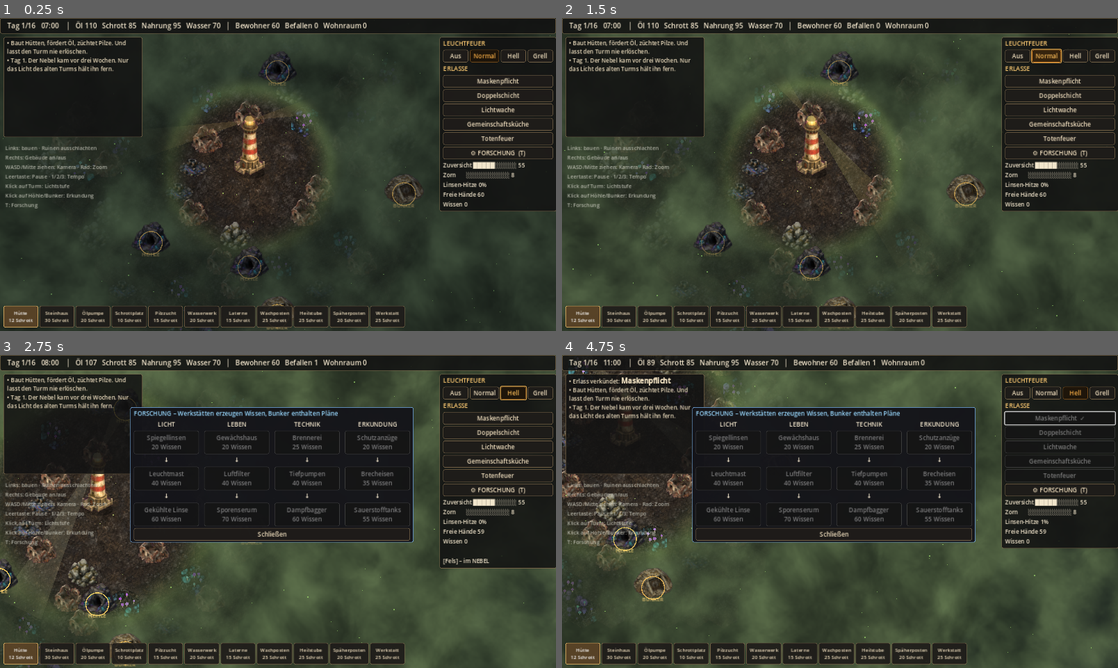
Above: before the commit, frames 1-4 (two rows, left to right).
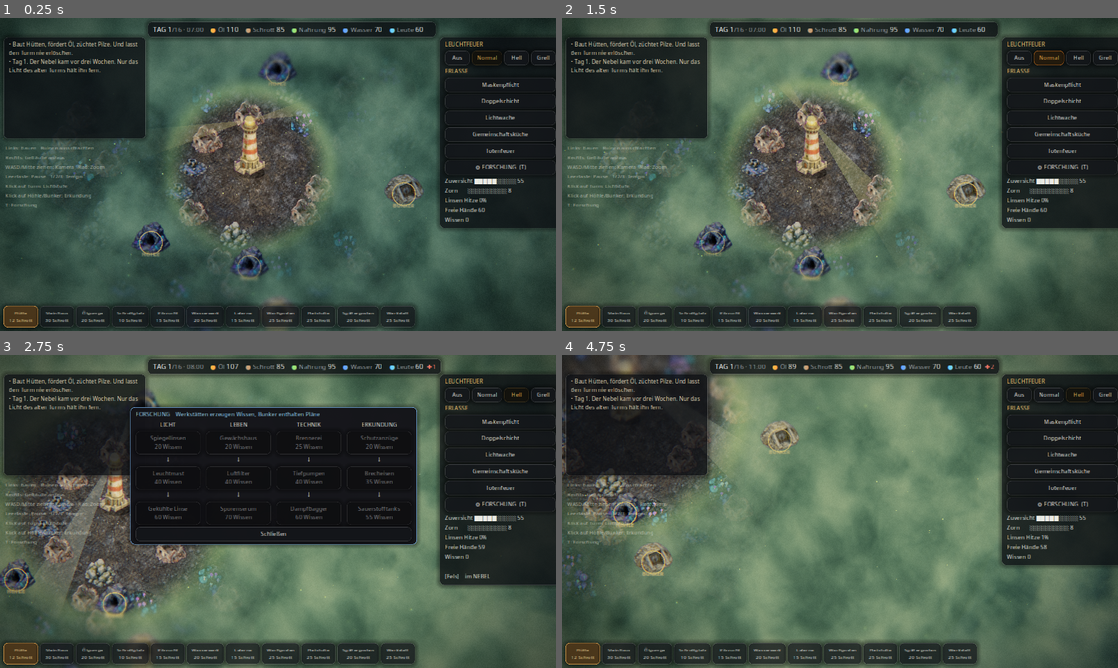
Above: after the commit, the same moments.

Repository: maximilianmischkin436-lgtm/Store
Game: Godot game, scene res://main.tscn
The game is run twice, just before and just after one commit, with the same random seed, the same clock (stepped at 60 frames per second) and the same inputs.
Inputs (mouse positions are in pixels of both pictures, inside the frame that each line leads up to):
- Up to frame 1 (0.25 s): no input
- Up to frame 2 (1.5 s): click "Normal" at 0.5 s; click "Normal" at 1.25 s
- Up to frame 3 (2.75 s): tap Enter at 2 s; move the mouse to (400, 495) at 2.02 s; hold Right (ui_right) from 2.03 s (still down); tap T at 2.1 s; click (400, 495) at 2.17 s; tap Space at 2.27 s
- Up to frame 4 (4.75 s): move the mouse to (728, 527) at 2.77 s; release Right (ui_right) at 2.78 s; hold Down (ui_down) 2.78-3.53 s; tap 1 at 2.85 s; click (728, 527) at 2.92 s; tap Space at 3.02, 4.52 s; move the mouse to (895, 442) at 3.52 s; hold Right (ui_right) 3.53-4.28 s; tap 2 at 3.6 s; click (895, 442) at 3.67 s; move the mouse to (812, 574) at 4.27 s; hold Up (ui_up) from 4.28 s (still down); tap 3 at 4.35 s; click (812, 574) at 4.42 s

The runs differ from the first frame. In frame 1, 65% of the frame differs, in the area x 0-100%, y 0-100%; in frame 2, 69%; in frame 3, 50%; in frame 4, 69%.

Commit message:
Leuchtfeuer: adaptive music and SFX, modern post-processing and glass UI, light vs mycelium path choice
Co-Authored-By: Claude Opus 5.5 <noreply@anthropic.com>
Claude-Session: https://claude.ai/code/session_01E5rt3pWNQ4N5fdCaZqhZuK

Diff:
--- a/leuchtfeuer/fog.gdshader
+++ b/leuchtfeuer/fog.gdshader
@@ -6,6 +6,7 @@
 uniform vec2 origin;
 uniform vec2 size;
 uniform float density = 1.0;
+uniform float myc = 0.0;
 
 float hash(vec2 p) { return fract(sin(dot(p, vec2(127.1, 311.7))) * 43758.5453); }
 float noise(vec2 p) {
@@ -37,5 +38,8 @@
 	fog *= 1.0 - lit;
 	vec3 col = mix(vec3(0.12, 0.16, 0.12), vec3(0.45, 0.55, 0.38), n2);
 	col += vec3(0.25, 0.35, 0.15) * edge * n;
+	// Myzel-Weg: der Nebel wird zu leuchtendem, violett-türkisem Sporenschleier
+	vec3 mc = mix(vec3(0.12, 0.08, 0.2), vec3(0.2, 0.75, 0.7), n2) + vec3(0.6, 0.3, 0.9) * pow(n, 6.0) * 2.0;
+	col = mix(col, mc, myc);
 	COLOR = vec4(col, fog * 0.93);
 }
--- a/leuchtfeuer/main.gd
+++ b/leuchtfeuer/main.gd
@@ -62,6 +62,7 @@
 var striking := false
 var nest_burned := false
 var thirst := 0
+var path := ""  # "light" oder "myc"
 var tech: Array = []
 var explore_node: Control
 var build_btns := {}
@@ -107,7 +108,7 @@
 var glow_tex: GradientTexture2D
 # ---------- UI ----------
 var ui: CanvasLayer
-var top: Label
+var top: RichTextLabel
 var info: Label
 var logl: RichTextLabel
 var gen_btns: Array = []
@@ -203,7 +204,7 @@
 	var flood := 0.62 if flood_now() else 1.0
 	var nightm := lerpf(0.85, 1.0, dayf) * flood
 	if tower_lvl > 0:
-		out.append(Vector3(0, 0, maxf(1.6, 2.6 + tower_lvl * 1.15 + (0.7 if has_tech("L1") else 0.0) - (day - 1) * 0.07) * hw * nightm))
+		out.append(Vector3(0, 0, maxf(1.6, 2.6 + tower_lvl * 1.15 + (0.7 if has_tech("L1") else 0.0) - (day - 1) * 0.07 + (0.5 if path == "light" else (-0.5 if path == "myc" else 0.0))) * hw * nightm))
 	if res.oil > 0:
 		var lr := (2.4 * (1.25 if "watch" in laws else 1.0)) * hw * nightm
 		for t in tiles:
@@ -241,7 +242,30 @@
 
 # ================= Simulation =================
 
+func calc_stress() -> float:
+	var st := 0.0
+	st += minf(creatures.size() * 0.22, 0.6)
+	if flood_now(): st += 0.3
+	if res.oil < 25: st += 0.3
+	if tower_lvl == 0: st += 0.4
+	if anger > 60: st += (anger - 60) / 80.0
+	if hope < 25: st += 0.25
+	if hunger > 0 or thirst > 0: st += 0.2
+	if infected > pop * 0.2: st += 0.2
+	return clampf(st, 0.0, 1.0)
+
 func _process(delta: float) -> void:
+	stress_v = lerpf(stress_v, calc_stress() if over == "" else 0.0, 1.0 - exp(-delta * 1.5))
+	flash_v = maxf(0.0, flash_v - delta * 2.0)
+	if post_mat:
+		post_mat.set_shader_parameter("stress", stress_v)
+		post_mat.set_shader_parameter("night", 1.0 - daylight())
+		post_mat.set_shader_parameter("flash", flash_v)
+	_update_audio(delta)
+	for f in floats:
+		f.t -= delta
+		f.p += Vector2(0, -22) * delta
+	floats = floats.filter(func(f): return f.t > 0)
 	_update_visuals(delta)
 	if over == "" and not paused_event:
 		hour_t += delta * speed
@@ -259,6 +283,7 @@
 	if autotest:
 		_auto_play()
 	hour += 1
+	if hour == 6: sfx("bell", -6.0)
 	if hour >= 24:
 		hour = 0
 		_new_day()
@@ -288,7 +313,7 @@
 		var dark: bool = lit_at(t.pos, src) < 0.5
 		t.lit = not dark
 		if t.type in B and not t.grown:
-			t.dark = t.dark + 1 if dark else 0
+			t.dark = (t.dark + 1 if dark else 0) if path != "myc" else 0
 			if t.dark >= 20:
 				t.grown = true
 				say("%s ist vom Nebel überwuchert worden." % B[t.type].n)
@@ -296,7 +321,7 @@
 		if dark and t.terr == "ground" and t.type == "" and rng.randf() < 0.004:
 			t.terr = "fungus"
 	# Arbeit
-	var free := pop - infected
+	var free := pop - infected + (infected / 2 if path == "myc" else 0)
 	var wh := work_hours()
 	var working := hour >= wh.x and hour < wh.y
 	for t in tiles:
@@ -312,7 +337,7 @@
 		if w == 0 or not working:
 			continue
 		var f := float(w) / need * (1.0 if t.lit else 0.5) * (0.5 if striking else 1.0)
-		if B[t.type].get("bonus", "") == t.terr:
+		if B[t.type].get("bonus", "") == t.terr or (path == "myc" and t.type == "farm"):
 			f *= 2.0
 		if t.type == "pump" and has_tech("T2"): f *= 1.5
 		if t.type == "yard" and has_tech("T3"): f *= 1.5
@@ -423,11 +448,14 @@
 	var homeless := maxi(0, pop - housing())
 	anger += homeless * 0.2
 	if "mask" in laws: anger += 1
+	if path == "light": anger += 0.8
+	if path == "myc": hope += 1
 	if "double" in laws: anger += 3
 	if "kitchen" in laws: hope -= 1
 	if tower_lvl == 0: anger += 6
 	if anger >= 65 and not striking:
 		striking = true
+		sfx("strike", -4.0)
 		say("[color=#ff9050]STREIK![/color] Die Arbeiter legen die Werkzeuge nieder. Produktion halbiert.")
 	elif anger < 50 and striking:
 		striking = false
@@ -465,6 +493,8 @@
 			"Quarantäne erzwingen", "Familien vereinen", "quar"],
 		8: ["Ein Prediger ruft: Der Nebel ist unsere Strafe, nur das Licht ist heilig!",
 			"Predigen lassen", "Verbannen", "preach"],
+		3: ["Die Ältesten sind gespalten. Die einen wollen den Nebel mit Feuer und Licht zurückdrängen. Die anderen sagen: Wir müssen lernen, mit ihm zu leben – das Myzel ist nicht nur Feind.",
+			"Weg des Lichts", "Weg des Myzels", "path"],
 		5: ["Das Wasser schmeckt nach Pilzen. Einige husten schon nach dem Trinken.",
 			"Abkochen (25 Öl)", "Weitertrinken", "boil"],
 		9: ["Späher entdecken ein Wucherer-Nest nahe der Stadt. Nachts kommen sie von dort.",
@@ -482,6 +512,7 @@
 		say("[color=#ff9070]In der Nacht kratzt etwas an den Hütten am Rand.[/color] Die Wucherer sind wach. Baut Wachposten!")
 
 func show_event(text: String, a: String, b: String, id: String) -> void:
+	sfx("sting", -4.0)
 	if autotest:
 		_resolve(id, 0)
 		return
@@ -524,6 +555,13 @@
 				hope += 8; anger += 3; say("Jeden Abend versammeln sie sich am Turm und beten ins Licht.")
 			else:
 				anger += 6; say("Der Prediger geht in den Nebel. Seine Anhänger schauen dir lange nach.")
+		"path":
+			if c == 0:
+				path = "light"
+				say("[color=#ffd27a]WEG DES LICHTS.[/color] Wachen kämpfen härter, der Turm strahlt weiter – doch die strenge Ordnung macht zornig.")
+			else:
+				path = "myc"
+				say("[color=#8fffe0]WEG DES MYZELS.[/color] Gebäude verwachsen nicht mehr, Befallene arbeiten mit, Wucherer meiden uns – doch das Turmlicht verblasst.")
 		"boil":
 			if c == 0 and res.oil >= 25:
 				res.oil -= 25; say("Das Wasser wird abgekocht. Es schmeckt nach Rauch, aber es ist sauber.")
@@ -637,11 +675,15 @@
 	for k in B[type].cost:
 		res[k] -= B[type].cost[k]
 	t.type = type
+	t.born = Time.get_ticks_msec() / 1000.0
+	sfx("build", -4.0)
+	floats.append({"p": t.pos + Vector2(0, -40), "t": 1.4, "s": "-" + _cost_str(B[type].cost), "c": Color(1, 0.8, 0.5)})
 	t.on = true
 	t.dark = 0
 	return true
 
 func _auto_play() -> void:
+	if day == 3 and path == "": path = "light"
 	var plan := ["pump", "yard", "farm", "yard", "water", "hut", "hut", "farm", "hut", "guard", "farm", "hut", "lab", "clinic", "hut", "pump", "lamp", "scout", "guard", "water", "yard", "farm", "lamp", "stone", "guard", "lamp", "stone", "green", "filter", "beacon", "brew"]
 	var have := {}
 	for t in tiles:
@@ -685,7 +727,7 @@
 		var h := pos_hex(get_global_mouse_position())
 		hover = idx.get(h, -1)
 		if e.button_mask & MOUSE_BUTTON_MASK_MIDDLE:
-			cam.position -= e.relative / cam.zoom
+			cam_target -= e.relative / cam.zoom
 	elif e is InputEventMouseButton and e.pressed:
 		if e.button_index == MOUSE_BUTTON_WHEEL_UP:
 			cam.zoom = (cam.zoom * 1.1).clamp(Vector2(0.6, 0.6), Vector2(2.2, 2.2))
@@ -719,8 +761,11 @@
 	if Input.is_key_pressed(KEY_D): v.x += 1
 	if Input.is_key_pressed(KEY_W): v.y -= 1
 	if Input.is_key_pressed(KEY_S): v.y += 1
-	cam.position += v * 500.0 * delta / cam.zoom.x
-	cam.position = cam.position.clamp(Vector2(-450, -400), Vector2(450, 400))
+	cam_target += v * 520.0 * delta / cam.zoom.x
+	cam_target = cam_target.clamp(Vector2(-450, -400), Vector2(450, 400))
+	cam.position = cam.position.lerp(cam_target, 1.0 - exp(-delta * 9.0))
+	shake = maxf(0.0, shake - delta * 2.5)
+	cam.offset = Vector2(randf_range(-1, 1), randf_range(-1, 1)) * shake * 9.0
 
 # ================= Darstellung =================
 
@@ -734,8 +779,29 @@
 	draw_order = range(tiles.size())
 	draw_order.sort_custom(func(a, b): return tiles[a].pos.y < tiles[b].pos.y)
 
+var post_mat: ShaderMaterial
+var stress_v := 0.0
+var flash_v := 0.0
+var shake := 0.0
+var cam_target := Vector2(60, 10)
+var floats: Array = []
+
+func _make_post() -> void:
+	var pl := CanvasLayer.new()
+	pl.layer = 1
+	add_child(pl)
+	var r := ColorRect.new()
+	r.size = Vector2(1280, 720)
+	r.mouse_filter = Control.MOUSE_FILTER_IGNORE
+	post_mat = ShaderMaterial.new()
+	post_mat.shader = load("res://post.gdshader")
+	r.material = post_mat
+	pl.add_child(r)
+
 func _make_world() -> void:
 	_load_sprites()
+	_make_post()
+	_make_audio()
 	texture_filter = CanvasItem.TEXTURE_FILTER_LINEAR_WITH_MIPMAPS
 	texture_repeat = CanvasItem.TEXTURE_REPEAT_ENABLED
 	cam = Camera2D.new()
@@ -805,6 +871,7 @@
 	fog_mat.set_shader_parameter("lights", arr)
 	fog_mat.set_shader_parameter("nlights", arr.size())
 	fog_mat.set_shader_parameter("density", 1.25 if flood_now() else 1.0)
+	fog_mat.set_shader_parameter("myc", 1.0 if path == "myc" else 0.0)
 	spores.position = cam.position
 	# echte 2D-Lichter (warmes Glühen nachts)
 	tower_light.enabled = tower_lvl > 0
@@ -964,7 +1031,15 @@
 	var mod := Color.WHITE
 	if t.grown: mod = Color(0.55, 0.85, 0.6)
 	elif not t.on: mod = Color(0.55, 0.55, 0.55)
-	if spr(self, t.type, p, mod):
+	var age: float = Time.get_ticks_msec() / 1000.0 - t.get("born", -10.0)
+	var pop_s := 1.0
+	if age < 0.5:
+		var k := age / 0.5
+		pop_s = 1.0 + sin(k * PI * 1.5) * (1.0 - k) * 0.35 - (1.0 - minf(k * 4.0, 1.0)) * 0.6
+		for j in 6:
+			var a: float = j * TAU / 6.0 + t.seed
+			draw_circle(p + Vector2.from_angle(a) * (10 + k * 30) * Vector2(1, 0.5), 6 * (1.0 - k), Color(0.7, 0.65, 0.55, 0.5 * (1.0 - k)))
+	if spr(self, t.type, p, mod, pop_s):
 		_building_fx(t, p, tm, on)
 	else:
 		_draw_building_vec(t, p, tm, dl, on)
@@ -1117,29 +1192,44 @@
 
 # ================= UI =================
 
-func _style(c: Color, border: Color = Color(0.5, 0.42, 0.3)) -> StyleBoxFlat:
+func _style(c: Color, border: Color = Color(1, 1, 1, 0.08)) -> StyleBoxFlat:
 	var s := StyleBoxFlat.new()
 	s.bg_color = c
 	s.border_color = border
 	s.set_border_width_all(1)
-	s.set_corner_radius_all(4)
-	s.content_margin_left = 8; s.content_margin_right = 8
-	s.content_margin_top = 4; s.content_margin_bottom = 4
+	s.set_corner_radius_all(10)
+	s.shadow_color = Color(0, 0, 0, 0.35)
+	s.shadow_size = 10
+	s.anti_aliasing = true
+	s.content_margin_left = 12; s.content_margin_right = 12
+	s.content_margin_top = 7; s.content_margin_bottom = 7
 	return s
 
 func _make_ui() -> void:
 	ui = CanvasLayer.new()
+	ui.layer = 5
 	add_child(ui)
 	var th := Theme.new()
-	th.set_stylebox("normal", "Button", _style(Color(0.12, 0.11, 0.1, 0.92)))
-	th.set_stylebox("hover", "Button", _style(Color(0.22, 0.19, 0.15, 0.95), Color(0.9, 0.7, 0.4)))
-	th.set_stylebox("pressed", "Button", _style(Color(0.35, 0.26, 0.15, 0.95), Color(1, 0.8, 0.45)))
-	th.set_stylebox("disabled", "Button", _style(Color(0.08, 0.08, 0.08, 0.8), Color(0.25, 0.25, 0.25)))
-	th.set_stylebox("panel", "PanelContainer", _style(Color(0.07, 0.07, 0.07, 0.86)))
-	th.set_color("font_color", "Button", Color(0.95, 0.88, 0.75))
-	th.set_color("font_color", "Label", Color(0.95, 0.9, 0.8))
-	th.set_font_size("font_size", "Button", 14)
-	th.set_font_size("font_size", "Label", 14)
+	var sf := SystemFont.new()
+	sf.font_names = PackedStringArray(["Inter", "SF Pro Text", "Helvetica Neue", "Segoe UI", "Roboto", "Noto Sans", "DejaVu Sans"])
+	sf.antialiasing = TextServer.FONT_ANTIALIASING_LCD
+	sf.hinting = TextServer.HINTING_LIGHT
+	th.default_font = sf
+	var accent := Color(1.0, 0.72, 0.35)
+	th.set_stylebox("normal", "Button", _style(Color(0.09, 0.1, 0.12, 0.62)))
+	th.set_stylebox("hover", "Button", _style(Color(0.16, 0.15, 0.14, 0.78), Color(accent, 0.7)))
+	th.set_stylebox("pressed", "Button", _style(Color(0.32, 0.22, 0.1, 0.85), accent))
+	th.set_stylebox("disabled", "Button", _style(Color(0.06, 0.06, 0.07, 0.5), Color(1, 1, 1, 0.04)))
+	th.set_stylebox("focus", "Button", StyleBoxEmpty.new())
+	th.set_stylebox("panel", "PanelContainer", _style(Color(0.05, 0.06, 0.08, 0.66)))
+	th.set_stylebox("panel", "TooltipPanel", _style(Color(0.05, 0.06, 0.08, 0.92), Color(accent, 0.5)))
+	th.set_color("font_color", "Button", Color(0.93, 0.92, 0.9))
+	th.set_color("font_hover_color", "Button", Color(1, 0.9, 0.75))
+	th.set_color("font_pressed_color", "Button", Color(1, 0.86, 0.6))
+	th.set_color("font_disabled_color", "Button", Color(0.5, 0.5, 0.52))
+	th.set_color("font_color", "Label", Color(0.92, 0.92, 0.9))
+	th.set_font_size("font_size", "Button", 13)
+	th.set_font_size("font_size", "Label", 13)
 	var root := Control.new()
 	root.theme = th
 	root.size = Vector2(1280, 720)
@@ -1149,8 +1239,16 @@
 	tp.position = Vector2(0, 0)
 	tp.size = Vector2(1280, 36)
 	root.add_child(tp)
-	top = Label.new()
-	top.add_theme_font_size_override("font_size", 16)
+	tp.position = Vector2(340, 8)
+	tp.size = Vector2(600, 34)
+	top = RichTextLabel.new()
+	top.bbcode_enabled = true
+	top.fit_content = true
+	top.autowrap_mode = TextServer.AUTOWRAP_OFF
+	top.custom_minimum_size = Vector2(640, 22)
+	top.scroll_active = false
+	top.add_theme_font_size_override("normal_font_size", 15)
+	top.add_theme_font_override("normal_font", sf)
 	tp.add_child(top)
 	# Bauleiste
 	var bar := HBoxContainer.new()
@@ -1306,13 +1404,21 @@
 	return "█".repeat(n) + "░".repeat(10 - n)
 
 func _update_ui() -> void:
-	top.text = "  Tag %d/%d   %02d:00 %s   │   Öl %d   Schrott %d   Nahrung %d   Wasser %d   │   Bewohner %d   Befallen %d   Wohnraum %d" % [
-		day, LAST_DAY, hour, "  ☁ NEBELFLUT" if flood_now() else "", res.oil, res.scrap, res.food, res.water, pop, infected, housing()]
+	var blink := sin(Time.get_ticks_msec() * 0.008) > 0
+	var chip := func(col: String, name: String, v: float, low: float) -> String:
+		var c2 := "#ff5a4a" if v < low and blink else "#f2efe9"
+		return "[color=%s]●[/color] [color=#9aa0a6]%s[/color] [color=%s][b]%d[/b][/color]" % [col, name, c2, int(v)]
+	top.text = "[b]TAG %d[/b][color=#9aa0a6]/%d · %02d:00[/color]%s    %s    %s    %s    %s    [color=#6fd3ff]●[/color] [color=#9aa0a6]Leute[/color] [b]%d[/b][color=#ff7b6b]%s[/color]" % [
+		day, LAST_DAY, hour, "  [color=#b8ff9a]☁ NEBELFLUT[/color]" if flood_now() else "",
+		chip.call("#ffb347", "Öl", res.oil, 25), chip.call("#c9a27a", "Schrott", res.scrap, 10),
+		chip.call("#9be37a", "Nahrung", res.food, pop * 0.6), chip.call("#6aa8ff", "Wasser", res.water, pop * 0.5),
+		pop, ("  ✚%d" % infected) if infected > 0 else ""]
 	var free := pop - infected
 	for t in tiles: free -= t.wk
 	var s := "Zuversicht %s %d\nZorn       %s %d\nLinsen-Hitze %d%%\nFreie Hände %d" % [_bar(hope), hope, _bar(anger), anger, wear, maxi(0, free)]
 	s += "\nWissen %d" % res.know
 	if striking: s += "\n[STREIK – Produktion halbiert]"
+	if path != "": s += "\nWeg: " + ("des Lichts" if path == "light" else "des Myzels")
 	if creatures.size() > 0: s += "\n⚠ %d Wucherer unterwegs!" % creatures.size()
 	if hover >= 0:
 		var h: Dictionary = tiles[hover]
@@ -1349,6 +1455,7 @@
 
 func _win() -> void:
 	over = "win"
+	sfx("win", 0.0)
 	banner.text = "DAS LICHT BRENNT WEITER\n%d Überlebende · %d Tote\nIm Norden antwortet ein zweites Feuer." % [pop, deaths]
 	banner.visible = true
 	if autotest and not "--shot" in OS.get_cmdline_user_args():
@@ -1356,13 +1463,14 @@
 
 func _lose(why: String) -> void:
 	over = "lose"
+	sfx("lose", 0.0)
 	banner.text = "DAS LICHT IST ERLOSCHEN\n" + why + "\n\nR = Neustart"
 	banner.visible = true
 	if autotest and not "--shot" in OS.get_cmdline_user_args():
 		print("RESULT LOSE day=%d %s" % [day, why]); get_tree().quit()
 
 func _shot() -> void:
-	if "--zoom" in OS.get_cmdline_user_args(): cam.zoom = Vector2(2.0, 2.0); cam.position = Vector2(20, -20)
+	if "--zoom" in OS.get_cmdline_user_args(): cam.zoom = Vector2(2.0, 2.0); cam.position = Vector2(20, -20); cam_target = cam.position
 	for n in [5.0, 9.0]:
 		await get_tree().create_timer(n).timeout
 		get_viewport().get_texture().get_image().save_png("res://shot%d.png" % int(n))
@@ -1384,6 +1492,8 @@
 			markers.draw_set_transform(Vector2.ZERO)
 		else:
 			markers.draw_circle(cp, 6, Color(0.4, 0.9, 0.6))
+	for fl in floats:
+		markers.draw_string(font, fl.p + Vector2(-60, 0), fl.s, HORIZONTAL_ALIGNMENT_CENTER, 120, 13, Color(fl.c, minf(fl.t, 1.0)))
 	for sh in shots:
 		markers.draw_line(sh.a, sh.b, Color(1, 0.6, 0.2, sh.t), 3)
 		markers.draw_circle(sh.b, 10 * sh.t, Color(1, 0.5, 0.1, sh.t * 0.7))
@@ -1432,6 +1542,7 @@
 		var chance := 0.06 + day * 0.025
 		if flood_now(): chance *= 1.8
 		if nest_burned: chance *= 0.5
+		if path == "myc": chance *= 0.45
 		if rng.randf() < chance:
 			var a := rng.randf() * TAU
 			var start := Vector2.from_angle(a) * HEX * SQ3 * (MAP_R + 0.5)
@@ -1445,6 +1556,7 @@
 						bd = d; best = i
 			if best >= 0:
 				creatures.append({"pos": start, "prev": start, "target": best, "hp": 2})
+				sfx("growl", -6.0)
 	var src := light_sources()
 	var guards := []
 	for t in tiles:
@@ -1458,9 +1570,10 @@
 		var spd := HEX * SQ3 * (0.8 if lit_at(c.pos, src) < 0.5 else 0.45)
 		c.pos = (c.pos as Vector2).move_toward(tp, spd)
 		for g in guards:
-			if (g.pos as Vector2).distance_to(c.pos) < HEX * SQ3 * 3.0 and rng.randf() < 0.35 * g.wk / 3.0:
+			if (g.pos as Vector2).distance_to(c.pos) < HEX * SQ3 * 3.0 and rng.randf() < (0.6 if path == "light" else 0.35) * g.wk / 3.0:
 				c.hp -= 1
 				shots.append({"a": g.pos + Vector2(0, -30), "b": c.pos, "t": 0.6})
+				sfx("flame", -8.0)
 		if c.hp > 0 and (c.pos as Vector2).distance_to(tp) < 8.0:
 			var t: Dictionary = tiles[c.target]
 			if t.type in B and not t.grown:
@@ -1469,6 +1582,77 @@
 				var victims := rng.randi_range(1, 3) if B[t.type].get("house", 0) > 0 or B[t.type].w > 0 else 0
 				say("[color=#ff6040]Ein Wucherer hat %s verwüstet![/color]" % B[t.type].n)
 				if victims > 0: _kill(victims, "von Wucherern gerissen")
+				sfx("alarm", -3.0)
+				shake = 1.0
+				flash_v = 0.5
 				anger += 2
 			c.hp = 0
 	creatures = creatures.filter(func(c): return c.hp > 0)
+
+# ================= Audio =================
+var music := {}
+var loops := {}
+var sfx_players: Array = []
+var audio_cache := {}
+
+func _stream(name: String) -> AudioStream:
+	if audio_cache.has(name):
+		return audio_cache[name]
+	var path := "res://audio/%s.mp3" % name
+	if not FileAccess.file_exists(path):
+		return null
+	var st := AudioStreamMP3.new()
+	st.data = FileAccess.get_file_as_bytes(path)
+	audio_cache[name] = st
+	return st
+
+func _make_audio() -> void:
+	for n in ["calm", "tense", "night", "wind", "heart"]:
+		var st := _stream(n)
+		if st == null:
+			continue
+		st.loop = true
+		var pl := AudioStreamPlayer.new()
+		pl.stream = st
+		pl.volume_db = -80.0
+		add_child(pl)
+		pl.play()
+		music[n] = pl
+	for i in 8:
+		var p := AudioStreamPlayer.new()
+		add_child(p)
+		sfx_players.append(p)
+	get_tree().node_added.connect(func(n):
+		if n is Button: n.pressed.connect(func(): sfx("click", -10.0)))
+
+func sfx(name: String, db: float = 0.0) -> void:
+	if autotest or sfx_players.is_empty():
+		return
+	var st := _stream(name)
+	if st == null:
+		return
+	for p in sfx_players:
+		if not p.playing:
+			p.stream = st
+			p.volume_db = db
+			p.pitch_scale = randf_range(0.94, 1.06)
+			p.play()
+			return
+
+func _mix(n: String, w: float, base_db: float, delta: float) -> void:
+	if not music.has(n):
+		return
+	var target := base_db + linear_to_db(maxf(w, 0.0001))
+	var pl: AudioStreamPlayer = music[n]
+	pl.volume_db = lerpf(pl.volume_db, maxf(target, -80.0), 1.0 - exp(-delta * 1.2))
+
+func _update_audio(delta: float) -> void:
+	var dl := daylight()
+	var st := stress_v
+	_mix("tense", st, -6.0, delta)
+	_mix("calm", (1.0 - st) * dl, -8.0, delta)
+	_mix("night", (1.0 - st) * (1.0 - dl), -7.0, delta)
+	_mix("wind", 0.55 + (0.45 if flood_now() else 0.0), -14.0, delta)
+	_mix("heart", clampf((st - 0.55) * 2.2, 0.0, 1.0), -6.0, delta)
+	if music.has("heart"):
+		music["heart"].pitch_scale = 1.0 + st * 0.35
--- /dev/null
+++ b/leuchtfeuer/post.gdshader
@@ -0,0 +1,48 @@
+shader_type canvas_item;
+// Moderne Nachbearbeitung: Tilt-Shift, Bloom, Farbkorrektur, Vignette, Korn.
+// stress (0..1) entsättigt das Bild und lässt den Rand rot pulsieren.
+
+uniform sampler2D screen_tex : hint_screen_texture, filter_linear_mipmap;
+uniform float stress = 0.0;
+uniform float night = 0.0;
+uniform float flash = 0.0;
+
+vec3 aces(vec3 x) {
+	return clamp((x * (2.51 * x + 0.03)) / (x * (2.43 * x + 0.59) + 0.14), 0.0, 1.0);
+}
+
+void fragment() {
+	vec2 uv = SCREEN_UV;
+	// Tilt-Shift: oben und unten weicher, Miniatur-Look
+	float d = abs(uv.y - 0.5);
+	float blur = smoothstep(0.2, 0.5, d) * 2.2;
+	vec3 col = textureLod(screen_tex, uv, blur).rgb;
+	// Chromatische Aberration am Rand
+	vec2 off = (uv - 0.5) * 0.0025 * (1.0 + stress * 2.0);
+	col.r = mix(col.r, textureLod(screen_tex, uv + off, blur).r, 0.7);
+	col.b = mix(col.b, textureLod(screen_tex, uv - off, blur).b, 0.7);
+	// Bloom aus hellen Bereichen
+	vec3 b1 = textureLod(screen_tex, uv, 3.0).rgb;
+	vec3 b2 = textureLod(screen_tex, uv, 5.0).rgb;
+	vec3 bloom = max(b1 - 0.55, 0.0) * 0.6 + max(b2 - 0.45, 0.0) * 0.9;
+	col += bloom * vec3(1.0, 0.82, 0.6) * (0.8 + night * 0.8);
+	// Farbkorrektur: kühle Schatten, warme Lichter
+	float l = dot(col, vec3(0.299, 0.587, 0.114));
+	vec3 shadow = vec3(0.86, 0.97, 1.1);
+	vec3 high = vec3(1.08, 1.0, 0.9);
+	col *= mix(shadow, high, smoothstep(0.15, 0.7, l));
+	col = mix(vec3(l), col, 1.15 - stress * 0.45);
+	col = aces(col * 1.25);
+	// Vignette, unter Stress enger und rot pulsierend
+	float r = length((uv - 0.5) * vec2(1.25, 1.0));
+	float v = smoothstep(0.95 - stress * 0.25, 0.3, r);
+	col *= mix(0.45, 1.0, v);
+	float pulse = 0.55 + 0.45 * sin(TIME * (3.0 + stress * 4.0));
+	col = mix(col, col * vec3(1.35, 0.45, 0.4), (1.0 - v) * stress * 0.75 * pulse);
+	// Treffer-Blitz
+	col += vec3(1.0, 0.4, 0.2) * flash * (1.0 - v * 0.6);
+	// Filmkorn
+	float n = fract(sin(dot(uv * (TIME + 1.0), vec2(12.9898, 78.233))) * 43758.5453);
+	col += (n - 0.5) * 0.035;
+	COLOR = vec4(col, 1.0);
+}
Not shown, changed: leuchtfeuer/LIES_MICH.txt
Binary file changed: leuchtfeuer/docs/nahaufnahme.png
Binary file added: leuchtfeuer/docs/nebelflut.png
Not shown, added: leuchtfeuer/audio/alarm.mp3
Not shown, added: leuchtfeuer/audio/bell.mp3
Not shown, added: leuchtfeuer/audio/build.mp3
Not shown, added: leuchtfeuer/audio/calm.mp3
Not shown, added: leuchtfeuer/audio/click.mp3
Not shown, added: leuchtfeuer/audio/flame.mp3
Not shown, added: leuchtfeuer/audio/growl.mp3
Not shown, added: leuchtfeuer/audio/heart.mp3
Not shown, added: leuchtfeuer/audio/lose.mp3
(and 7 more such lines)
